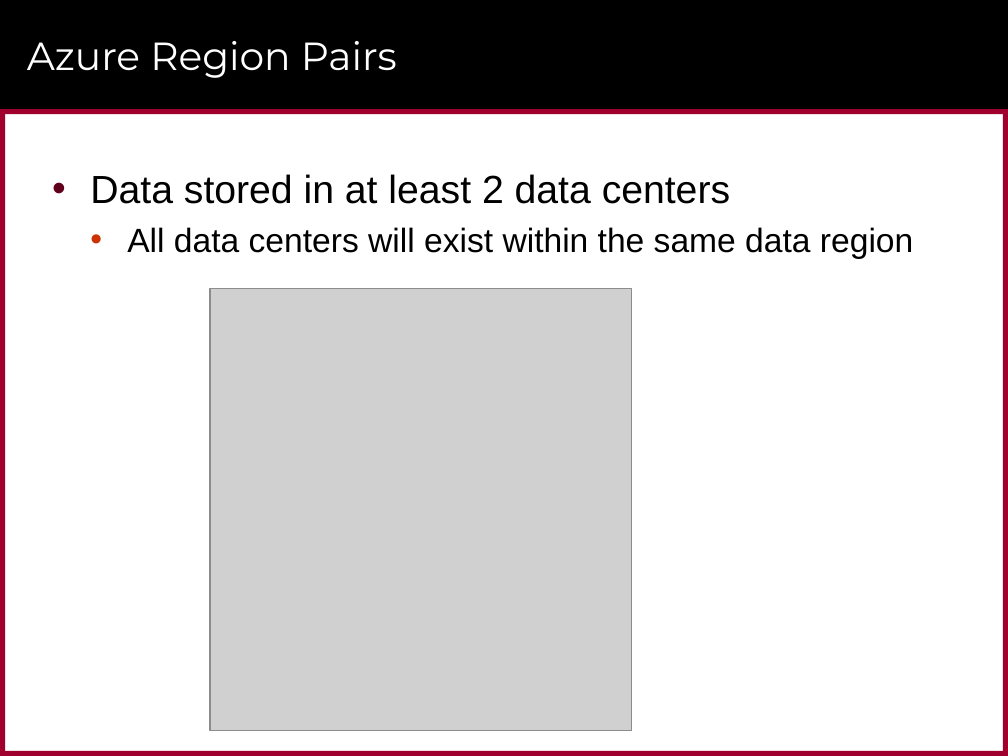
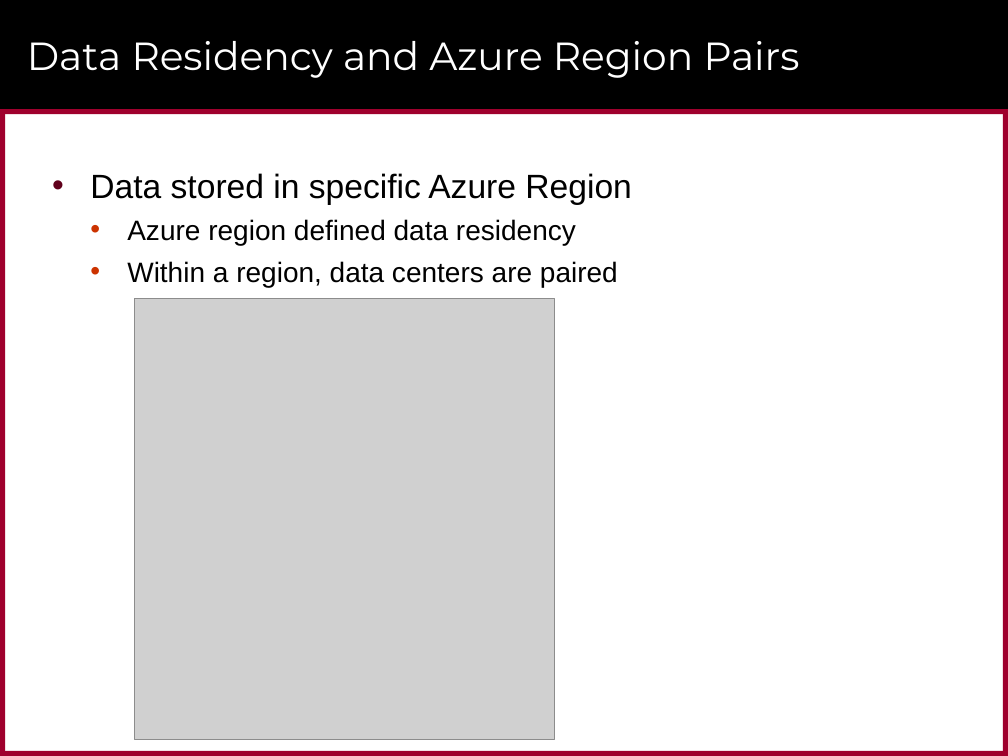
Before and after one commit to CriticalPathTraining/Summit2017, a slide deck: slide 22 of Power BI Security Best Practices.pptx (slide 26 before the commit). Drawn at 1008x756 pixels with LibreOffice and Linux fonts; fonts in the diff are those of the drawing; grey boxes stand for pictures; background and template pictures are left out. Boxes give left, top, right and bottom in pixels: in the first picture for what was removed or moved away, otherwise in the second. Text is boxed around its words. In the diff, an @@ line names an element or a change of style, - is before the commit and + after.

```diff
--- a/Power BI Security Best Practices.pptx
+++ b/Power BI Security Best Practices.pptx
@@ title at (27, 41, 800, 78): text changed @@
-Azure Region Pairs
+Data Residency and Azure Region Pairs
@@ text at (90, 173, 631, 287): text changed; size 24 to 20 pt @@
-• Data stored in at least 2 data centers
-  • All data centers will exist within the same data region
+• Data stored in specific Azure Region
+  • Azure region defined data residency
+  • Within a region, data centers are paired
@@ picture: place and size @@
-picture at (210, 288, 631, 731)
+picture at (134, 298, 554, 740)
```
Also in this commit, not shown: 20 other slides changed, 18 slides added, 7 slides removed, 1 other file.
